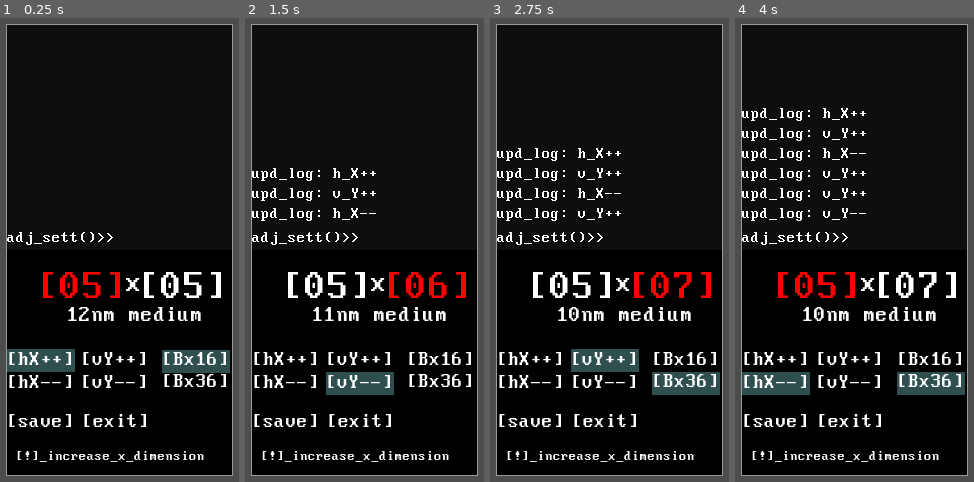
Above: before the commit, frames 1-4 (left to right).
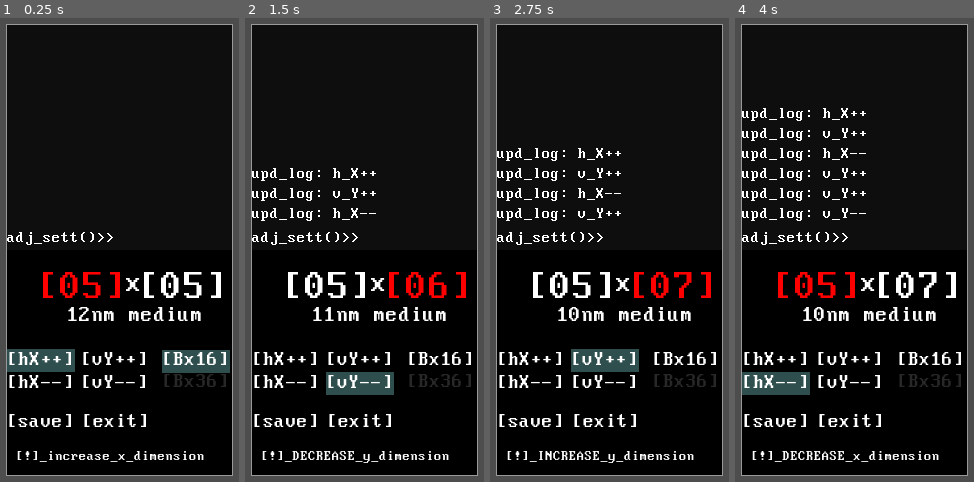
Above: after the commit, the same moments.

Repository: RusanJoshi/MAT_H.dx
Game: Godot game, scene res://ui/difficulty_window.tscn
Same seed, same stepped clock (60 frames per second), same inputs: the game is played once before the commit and once after it. This scene is started directly instead of the project's main scene.
Inputs (mouse positions are in pixels of both pictures, inside the frame that each line leads up to):
- Up to frame 1 (0.25 s): no input
- Up to frame 2 (1.5 s): tap Enter at 0.5 s; drag from (285, 356) to (440, 356) at 0.52 s; tap Space (spacebar_key) at 1.25 s; drag from (285, 379) to (440, 356) at 1.27 s
- Up to frame 3 (2.75 s): tap Enter at 2 s; move the mouse to (604, 356) at 2.02 s; hold Right (mini_menu_forward) from 2.03 s (still down); tap Tab (tab_key) at 2.1 s; click (604, 356) at 2.17 s
- Up to frame 4 (4 s): release Right (mini_menu_forward) at 2.75 s; tap Space (spacebar_key) at 2.75 s; drag from (849, 379) to (outside the picture) at 2.77 s; tap Enter at 3.5 s; drag from (775, 421) to (878, 198) at 3.52 s

The runs differ from the first frame. In frame 1, 0.4% of the frame differs, in the area x 68-95%, y 76-80%; in frame 2, 0.7%; in frame 3, 1.7%, in the area x 20-97%, y 76-96%; in frame 4, 1.7%.

Commit message:
hemlock port commit 09/18

Diff:
--- a/main scenes/main.tscn
+++ b/main scenes/main.tscn
@@ -148,6 +148,7 @@
 [node name="custom_window_border" parent="." instance=ExtResource("3_ct3fv")]
 
 [node name="CRTShader" parent="." instance=ExtResource("4_rfrf3")]
+unique_name_in_owner = true
 
 [node name="Header" type="Panel" parent="."]
 offset_left = 12.0
--- a/scripts/config_game.gd
+++ b/scripts/config_game.gd
@@ -12,6 +12,7 @@
 var vertical_dimension = 5
 var password_length = 5 # I don't think this is used anywhere meaningfully.
 var base_configure: int = 0
+var base_unlocked: bool = false
 
 var crt_shader_bool: bool = true
 var cell_highlight_color: Color = Color.DARK_SLATE_GRAY
--- a/scripts/difficulty_window.gd
+++ b/scripts/difficulty_window.gd
@@ -17,7 +17,8 @@
 @onready var b_16_panel: Panel = %B16Panel
 @onready var b_36_panel: Panel = %B36Panel
 @onready var base_36_dif: Label = %Base36Dif
-@onready var tool_tip_panel: Panel = %ToolTipPanel
+@onready var tool_tip_label: Label = %ToolTipLabel
+
 
 var current_horizontal_dimension: int
 var current_vertical_dimension: int
@@ -44,8 +45,7 @@
 
 #BASE SWITCHING
 var current_base: int = ConfigGame.base_configure
-#var base_unlocked: bool = false
-var base_unlocked: bool = true
+var base_unlocked: bool = ConfigGame.base_unlocked
 var base_highlight_array: Array[Panel]
 
 #MISC
@@ -121,20 +121,26 @@
 
 	if(menux == 0 and menuy == 0):
 		console_label.text = default_text.insert(9,"hX++")
+		update_tool_tip_label("[!]_INCREASE_x_dimension")
 		highlight_dimension_label(1)
 	elif(menux == 0 and menuy == 1):
 		console_label.text = default_text.insert(9,"hX--")
+		update_tool_tip_label("[!]_DECREASE_x_dimension")
 		highlight_dimension_label(1)
 	elif(menux == 1 and menuy == 0):
 		console_label.text = default_text.insert(9,"vY++")
+		update_tool_tip_label("[!]_INCREASE_y_dimension")
 		highlight_dimension_label(2)
 	elif(menux == 1 and menuy == 1):
 		console_label.text = default_text.insert(9,"vY--")
+		update_tool_tip_label("[!]_DECREASE_y_dimension")
 		highlight_dimension_label(2)
 	elif(menux == 0 and menuy == 2):
 		console_label.text = default_text.insert(9,"save")
+		update_tool_tip_label("[!]_save_configuration")
 	elif(menux == 1 and menuy == 2):
 		console_label.text = default_text.insert(9,"exit")
+		update_tool_tip_label("[!]_exit_difficulty_menu")
 
 func update_dimensions_labels():
 	var hx_bracket: String = "[]"
@@ -177,12 +183,14 @@
 	if(current_base == 0):
 		b_16_panel.visible = true
 		b_36_panel.visible = false
+		update_tool_tip_label("[!]_BASE16_complexity")
 	else:
 		b_16_panel.visible = false
 		b_36_panel.visible = true
-
-func update_tool_tip_label():
-	pass
+		update_tool_tip_label("[!]_BASE32_complexity")
+
+func update_tool_tip_label(pToolTip: String):
+	tool_tip_label.text = pToolTip
 
 func menu_traversal(pMenuX: int = 0, pMenuY: int = 0):
 	prev_menux = menux
@@ -317,6 +325,7 @@
 	menuy = 0
 	update_hover_highlight(menux, menuy)
 	highlight_dimension_label(1)
+	update_tool_tip_label("[!]_INCREASE_x_dimension")
 func _on_add_x_area_2d_mouse_exited() -> void:
 	pass
 func _on_add_x_area_2d_input_event(viewport: Node, event: InputEvent, shape_idx: int) -> void:
@@ -335,6 +344,7 @@
 	menuy = 1
 	update_hover_highlight(menux, menuy)
 	highlight_dimension_label(1)
+	update_tool_tip_label("[!]_DECREASE_x_dimension")
 func _on_min_x_area_2d_mouse_exited() -> void:
 	pass
 func _on_min_x_area_2d_input_event(viewport: Node, event: InputEvent, shape_idx: int) -> void:
@@ -353,6 +363,7 @@
 	menuy = 0
 	update_hover_highlight(menux, menuy)
 	highlight_dimension_label(2)
+	update_tool_tip_label("[!]_INCREASE_y_dimension")
 func _on_add_y_area_2d_mouse_exited() -> void:
 	pass
 func _on_add_y_area_2d_input_event(viewport: Node, event: InputEvent, shape_idx: int) -> void:
@@ -371,6 +382,7 @@
 	menuy = 1
 	update_hover_highlight(menux, menuy)
 	highlight_dimension_label(2)
+	update_tool_tip_label("[!]_DECREASE_y_dimension")
 func _on_min_y_area_2d_mouse_exited() -> void:
 	pass
 func _on_min_y_area_2d_input_event(viewport: Node, event: InputEvent, shape_idx: int) -> void:
@@ -388,6 +400,7 @@
 	menux = 0
 	menuy = 2
 	update_hover_highlight(menux, menuy)
+	update_tool_tip_label("[!]_save_configuration")
 func _on_save_area_2d_mouse_exited() -> void:
 	pass
 func _on_save_area_2d_input_event(viewport: Node, event: InputEvent, shape_idx: int) -> void:
@@ -405,6 +418,7 @@
 	menux = 1
 	menuy = 2
 	update_hover_highlight(menux, menuy)
+	update_tool_tip_label("[!]_exit_difficulty_menu")
 func _on_exit_area_2d_mouse_exited() -> void:
 	pass
 func _on_exit_area_2d_input_event(viewport: Node, event: InputEvent, shape_idx: int) -> void:
@@ -419,6 +433,7 @@
 	play_directional_key_sound()
 	b_16_panel.visible = true
 	b_36_panel.visible = false
+	update_tool_tip_label("[!]_BASE16_complexity")
 func _on_base_16_area_2d_mouse_exited() -> void:
 	b_16_panel.visible = false
 func _on_base_16_area_2d_input_event(viewport: Node, event: InputEvent, shape_idx: int) -> void:
@@ -433,6 +448,7 @@
 	play_directional_key_sound()
 	b_16_panel.visible = false
 	b_36_panel.visible = true
+	update_tool_tip_label("[!]_BASE32_complexity")
 func _on_base_36_area_2d_mouse_exited() -> void:
 	b_36_panel.visible = false
 func _on_base_36_area_2d_input_event(viewport: Node, event: InputEvent, shape_idx: int) -> void:
--- a/scripts/main.gd
+++ b/scripts/main.gd
@@ -20,6 +20,8 @@
 var current_pop_up_window: Node2D
 var unlocks_window: PackedScene = preload("res://ui/unlocks_window.tscn")
 var difficulty_window: PackedScene = preload("res://ui/difficulty_window.tscn")
+@onready var crt_shader: CanvasLayer = %CRTShader
+
 
 #focus (false = mat, true = mini menu)
 var focus_boolean: bool = false
@@ -36,6 +38,7 @@
 	UIManager.global_toggle_pop_up_shade.connect(toggle_pop_up_shade)
 	UIManager.open_unlocks_window.connect(open_unlocks_window)
 	UIManager.open_difficulty_window.connect(open_difficulty_window)
+	UIManager.toggle_crt_effect.connect(toggle_crt_effect)
 
 	#END GAME
 	Events.victory_event.connect(end_game_state.bind(true))
@@ -82,6 +85,10 @@
 	current_pop_up_window = difficulty_window_cartridge
 	add_child(current_pop_up_window)
 
+func toggle_crt_effect():
+	crt_shader.visible = !ConfigGame.crt_shader_bool
+	ConfigGame.crt_shader_bool = crt_shader.visible
+
 func update_focus():
 	if(!focus_boolean):
 		matrix.has_focus = true
--- a/scripts/mini_menu.gd
+++ b/scripts/mini_menu.gd
@@ -240,6 +240,7 @@
 	print("\nDetection Meter...")
 func crt_effect_moption_target():
 	print("\nCRT Effect...")
+	UIManager.toggle_crt_effect.emit()
 
 func lock_mini_menu():
 	print("LOCKING")
--- a/scripts/ui_manager.gd
+++ b/scripts/ui_manager.gd
@@ -17,13 +17,20 @@
 signal lock_mini_menu
 signal unlock_mini_menu
 
+#UNLOCKS WINDOW
 signal open_unlocks_window
 signal kill_unlocks_window
 signal show_unlocks_window
 signal hide_unlocks_window
 
+#DIFFICULTY WINDOW
 signal open_difficulty_window
 signal kill_difficulty_window
 signal show_difficulty_window
 signal hide_difficulty_window
 signal difficulty_window_self_destruct
+
+#CRT TOGGLE
+#emit: minimenu.gd, crt_effect_moption_target()
+#connected: main.gd
+signal toggle_crt_effect
--- a/ui/difficulty_window.tscn
+++ b/ui/difficulty_window.tscn
@@ -441,6 +441,7 @@
 metadata/_edit_lock_ = true
 
 [node name="ToolTipLabel" type="Label" parent="ShinBackground/HBoxContainer/ControlPanel"]
+unique_name_in_owner = true
 layout_mode = 0
 offset_left = 9.0
 offset_top = 195.0
@@ -452,7 +453,6 @@
 vertical_alignment = 1
 
 [node name="ToolTipPanel" type="Panel" parent="ShinBackground/HBoxContainer/ControlPanel/ToolTipLabel"]
-unique_name_in_owner = true
 visible = false
 layout_mode = 1
 anchors_preset = 15
